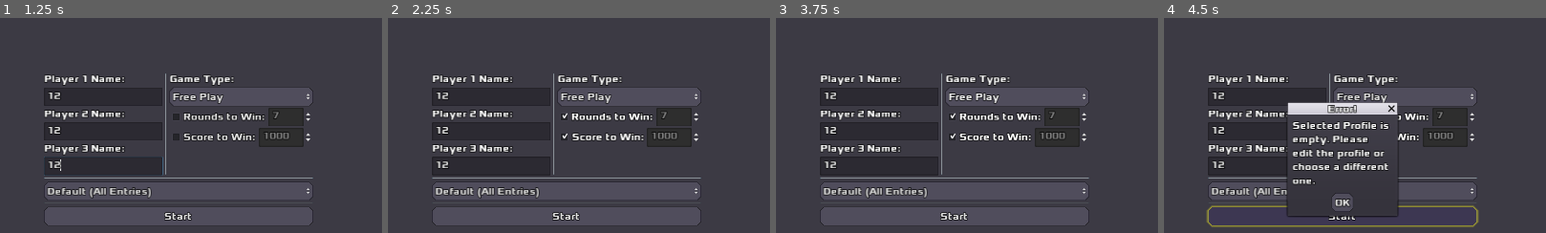
Above: before the commit, frames 1-4 (left to right).
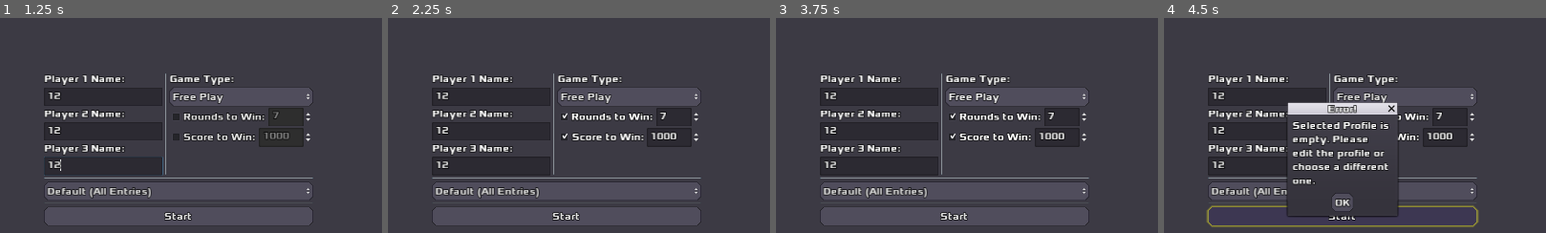
Above: after the commit, the same moments.

Repository: zacryol/spindle-of-serendipity
Game: Godot game, scene res://game/GameSetting.tscn
The game is run twice, just before and just after one commit, with the same random seed, the same clock (stepped at 60 frames per second) and the same inputs. This scene is started directly instead of the project's main scene.
Inputs (mouse positions are % of the whole screen's width and height, from its top left):
- Up to frame 1 (1.25 s): click (40, 37) at 0.52 s; type "12" at 0.6 s; click (40, 45) at 0.75 s; type "12" at 0.83 s; click (40, 53) at 0.98 s; type "12" at 1.07 s
- Up to frame 2 (2.25 s): click "Rounds to Win:" at 1.25 s; click "Score to Win:" at 2 s
- Up to frame 3 (3.75 s): click "Free Play" at 2.75 s; click "Free Play" at 3.5 s
- Up to frame 4 (4.5 s): click "Start" at 4.25 s
The pictures show only the part of the screen within x 27-77%, y 19-69%; the shares and areas given below are measured in that part.

Frame 1 is identical in both runs. In frame 2, 0.2% of the frame differs, in the area x 68-76%, y 43-57%; in frame 3, 0.2%; in frame 4, 0.2%.

Commit message:
set global var, fixed var checks

Diff:
--- a/godot/game/GameSetting.gd
+++ b/godot/game/GameSetting.gd
@@ -5,7 +5,7 @@
 onready var p3_enter: LineEdit = $Controls/Top/NameSetting/LineEdit3
 onready var selector: OptionButton = $Controls/OptionButton
 
-onready var type_selector: OptionButton = $Controls/Top/Vict/Type
+#onready var type_selector: OptionButton = $Controls/Top/Vict/Type
 onready var rounds_box: SpinBox = $Controls/Top/Vict/Rounds/SpinBox
 onready var score_box: SpinBox = $Controls/Top/Vict/Score/SpinBox
 
@@ -14,7 +14,7 @@
 	for k in Profiles.get_keys():
 		selector.add_item(k)
 
-	type_selector.selected = GlobalVars.game_type
+#	type_selector.selected = GlobalVars.game_type
 	rounds_box.value = GlobalVars.rounds
 	score_box.value = GlobalVars.win_score
 	rounds_box.editable = GlobalVars.win_by_rounds()
@@ -63,7 +63,7 @@
 func _on_Type_item_selected(id: int):
 	rounds_box.editable = id == 1
 	score_box.editable = id == 2
-	GlobalVars.game_type = id
+#	GlobalVars.game_type = id
 	GlobalVars.rounds = rounds_box.value
 	GlobalVars.win_score = score_box.value
 
@@ -77,8 +77,12 @@
 
 
 func _on_Rounds_toggled(button_pressed: bool):
+	GlobalVars.win_by_rounds = button_pressed
+	rounds_box.editable = button_pressed
 	pass # Replace with function body.
 
 
 func _on_Score_toggled(button_pressed: bool):
+	GlobalVars.win_by_score = button_pressed
+	score_box.editable = button_pressed
 	pass # Replace with function body.
--- a/godot/game/GameSetting.tscn
+++ b/godot/game/GameSetting.tscn
@@ -117,6 +117,7 @@
 min_value = 1.0
 value = 7.0
 rounded = true
+editable = false
 
 [node name="Score" type="HBoxContainer" parent="Controls/Top/Vict"]
 margin_top = 95.0
@@ -138,6 +139,7 @@
 step = 50.0
 value = 150.0
 rounded = true
+editable = false
 
 [node name="VSeparator" type="HSeparator" parent="Controls"]
 margin_top = 180.0
--- a/godot/game/RoundSign.gd
+++ b/godot/game/RoundSign.gd
@@ -11,7 +11,7 @@
 
 func new_round(num: int) -> void:
 	var show := message % str(num)
-	if GlobalVars.game_type == GlobalVars.Type.ROUNDS:
+	if GlobalVars.win_by_rounds():
 		if GlobalVars.rounds == num:
 			show = "Final Round"
 			label.modulate = Color(1, 0, 0, 1)
--- a/godot/game/components/Player.gd
+++ b/godot/game/components/Player.gd
@@ -27,7 +27,7 @@
 	add_to_score(-score)
 	total_label.text = "Total: " + str(total)
 
-	if GlobalVars.game_type == GlobalVars.Type.SCORE:
+	if GlobalVars.win_by_score():
 		total_label.text += " / " + str(GlobalVars.win_score)
 
 
--- a/godot/system/singletons/GlobalVars.gd
+++ b/godot/system/singletons/GlobalVars.gd
@@ -48,12 +48,14 @@
 var game_type: int = Type.FREE
 var win_score := 1000
 var rounds := 7
+var win_by_score := false
+var win_by_rounds := false
 
 func win_by_score() -> bool:
-	return game_type == Type.SCORE
+	return win_by_score
 
 func win_by_rounds() -> bool:
-	return game_type == Type.ROUNDS
+	return win_by_rounds
 
 # End Type
 
